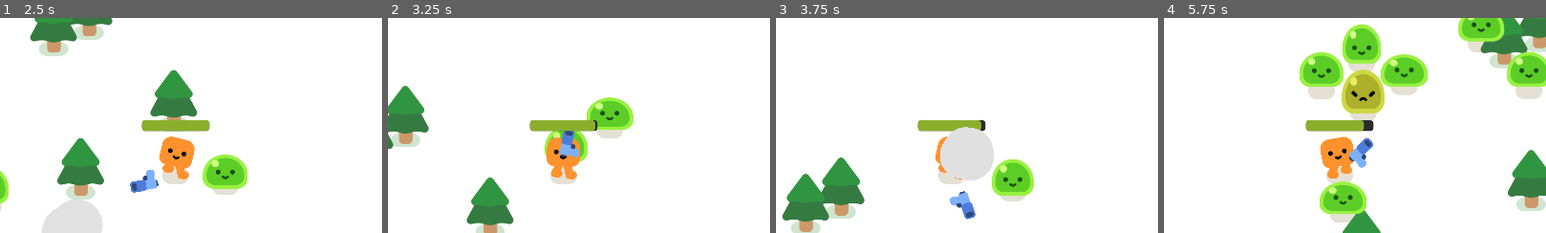
Above: before the commit, frames 1-4 (left to right).
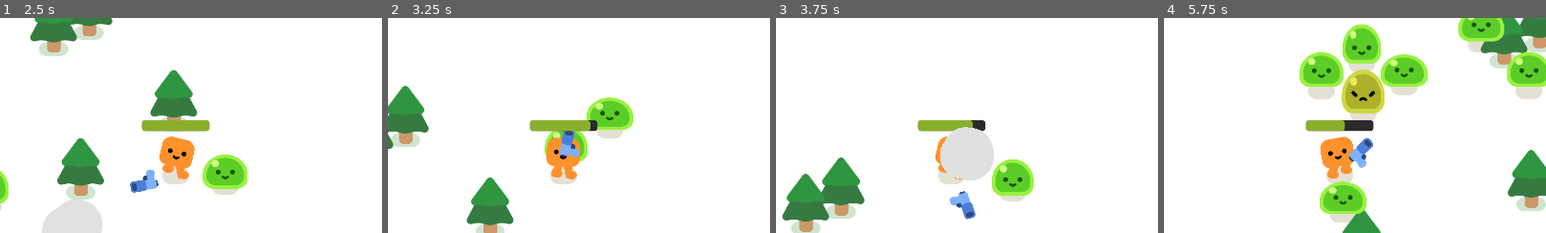
Above: after the commit, the same moments.

Repository: eapzzz/Vampire-Survivors-Like
Game: Godot game, scene res://survivors_game.tscn
Two runs of this game, one before a commit and one after it. Both use one fixed random seed, a clock stepped at 60 frames per second and the inputs below.
Inputs:
- Up to frame 1 (2.5 s): tap Enter at 0.5 s; hold D (move_right) 0.53-1.28 s; hold S (move_down) 1.28-2.03 s; hold D (move_right) from 2.03 s (still down)
- Up to frame 2 (3.25 s): release D (move_right) at 2.78 s; hold W (move_up) from 2.78 s (still down)
- Up to frame 3 (3.75 s): release W (move_up) at 3.53 s; hold A (move_left) from 3.53 s (still down)
- Up to frame 4 (5.75 s): release A (move_left) at 5.03 s; hold S (move_down) from 5.03 s (still down)
The pictures show only the part of the screen within x 27-77%, y 13-63%; the shares and areas given below are measured in that part.

Frame 1 is identical in both runs. In frame 2, less than 0.1% of the frame differs, in the area x 52-55%, y 47-53%; in frame 3, less than 0.1%; in frame 4, 0.3%, in the area x 46-53%, y 47-53%.

Commit message:
feat: make a game over screen upon death

Diff:
--- a/player.gd
+++ b/player.gd
@@ -4,7 +4,7 @@
 
 var speed = 600
 var health = 100.0
-var damage_rate = 5.0
+var damage_rate = 15.0
 
 func _physics_process(delta: float) -> void:
 	var direction = Input.get_vector("move_left", "move_right", "move_up", "move_down")
--- a/survivors_game.gd
+++ b/survivors_game.gd
@@ -14,3 +14,9 @@
 func _on_timer_timeout() -> void:
 	spawn_mob()
 	pass
+
+
+func _on_player_health_depleted() -> void:
+	$GameOver.visible = true
+	get_tree().paused = true
+	pass
--- a/survivors_game.tscn
+++ b/survivors_game.tscn
@@ -64,4 +64,34 @@
 wait_time = 0.3
 autostart = true
 
+[node name="GameOver" type="CanvasLayer" parent="." unique_id=554281057]
+visible = false
+
+[node name="ColorRect" type="ColorRect" parent="GameOver" unique_id=194026451]
+anchors_preset = 15
+anchor_right = 1.0
+anchor_bottom = 1.0
+grow_horizontal = 2
+grow_vertical = 2
+color = Color(0, 0, 0, 0.5254902)
+
+[node name="Label" type="Label" parent="GameOver/ColorRect" unique_id=1096668078]
+layout_mode = 1
+anchors_preset = 8
+anchor_left = 0.5
+anchor_top = 0.5
+anchor_right = 0.5
+anchor_bottom = 0.5
+offset_left = -43.5
+offset_top = -11.5
+offset_right = 43.5
+offset_bottom = 11.5
+grow_horizontal = 2
+grow_vertical = 2
+theme_override_font_sizes/font_size = 156
+text = "Game Over"
+horizontal_alignment = 1
+vertical_alignment = 1
+
+[connection signal="health_depleted" from="Player" to="." method="_on_player_health_depleted"]
 [connection signal="timeout" from="Timer" to="." method="_on_timer_timeout"]
